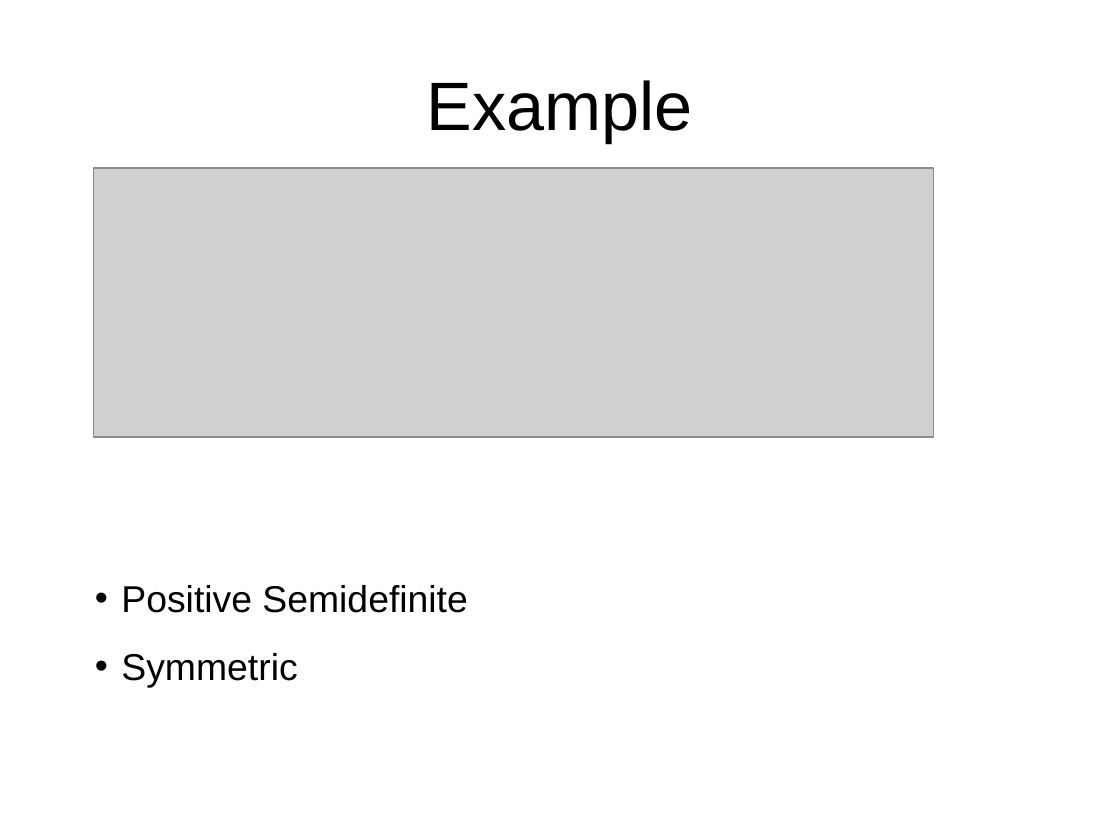
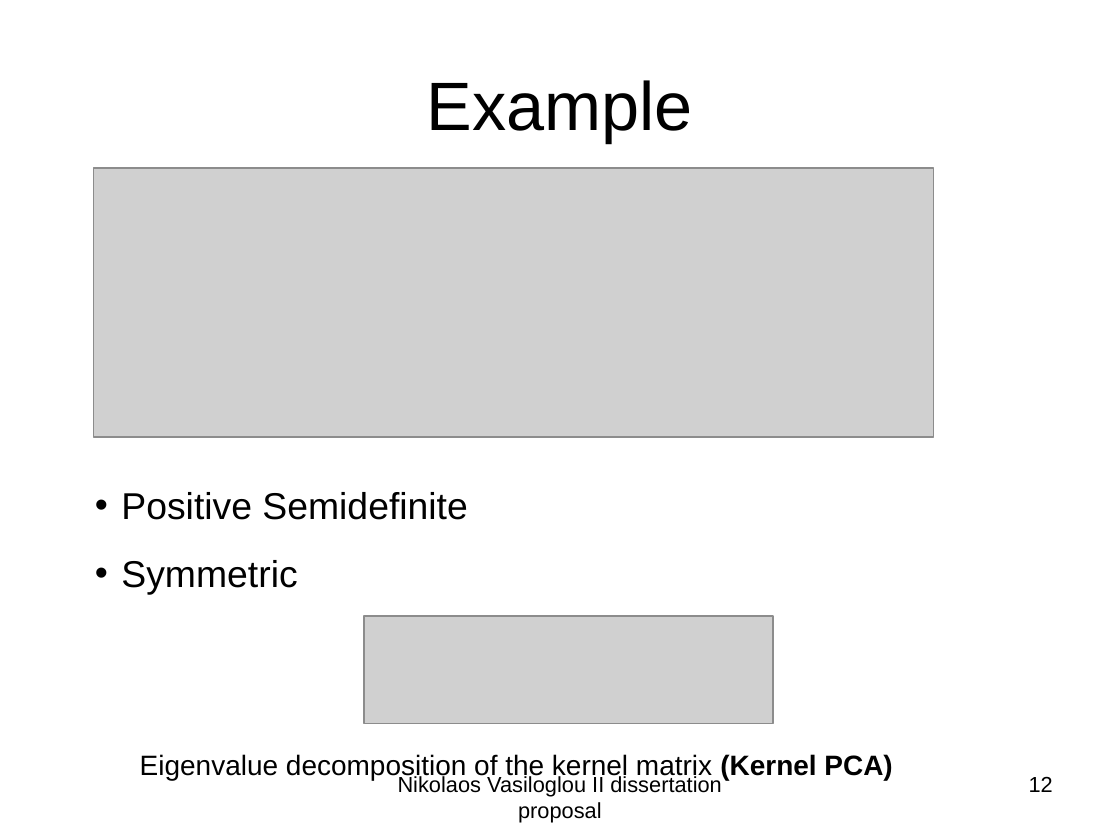
Before and after one commit to subailong/mlpack, a slide deck: slide 12 of fastlib/u/nvasil/docs/proposal/proposal.ppt (slide 29 before the commit). Drawn at 1120x840 pixels with LibreOffice and Linux fonts; fonts in the diff are those of the drawing; grey boxes stand for pictures. Boxes give left, top, right and bottom in pixels: in the first picture for what was removed or moved away, otherwise in the second. Text is boxed around its words. In the diff, an @@ line names an element or a change of style, - is before the commit and + after.

```diff
--- a/fastlib/u/nvasil/docs/proposal/proposal.ppt
+++ b/fastlib/u/nvasil/docs/proposal/proposal.ppt
@@ text "Positive Semidefinite": place and size @@
-text "Positive Semidefinite" at <box>121,585,467,688</box>
+text "Positive Semidefinite" at <box>121,492,467,594</box>
@@ picture added at <box>364,616,773,724</box> @@
@@ text added at <box>140,754,892,780</box>, 18 pt, text #000000 @@
+Eigenvalue decomposition of the kernel matrix (Kernel PCA)
@@ text added at <box>398,775,721,823</box>, 14 pt, text #000000 @@
+Nikolaos Vasiloglou II dissertation proposal
@@ page number added at <box>1029,776,1053,792</box>, 14 pt, text #000000 @@
+12
```
Also in this commit, not shown: 30 other slides changed, 20 slides added, 5 slides removed.
